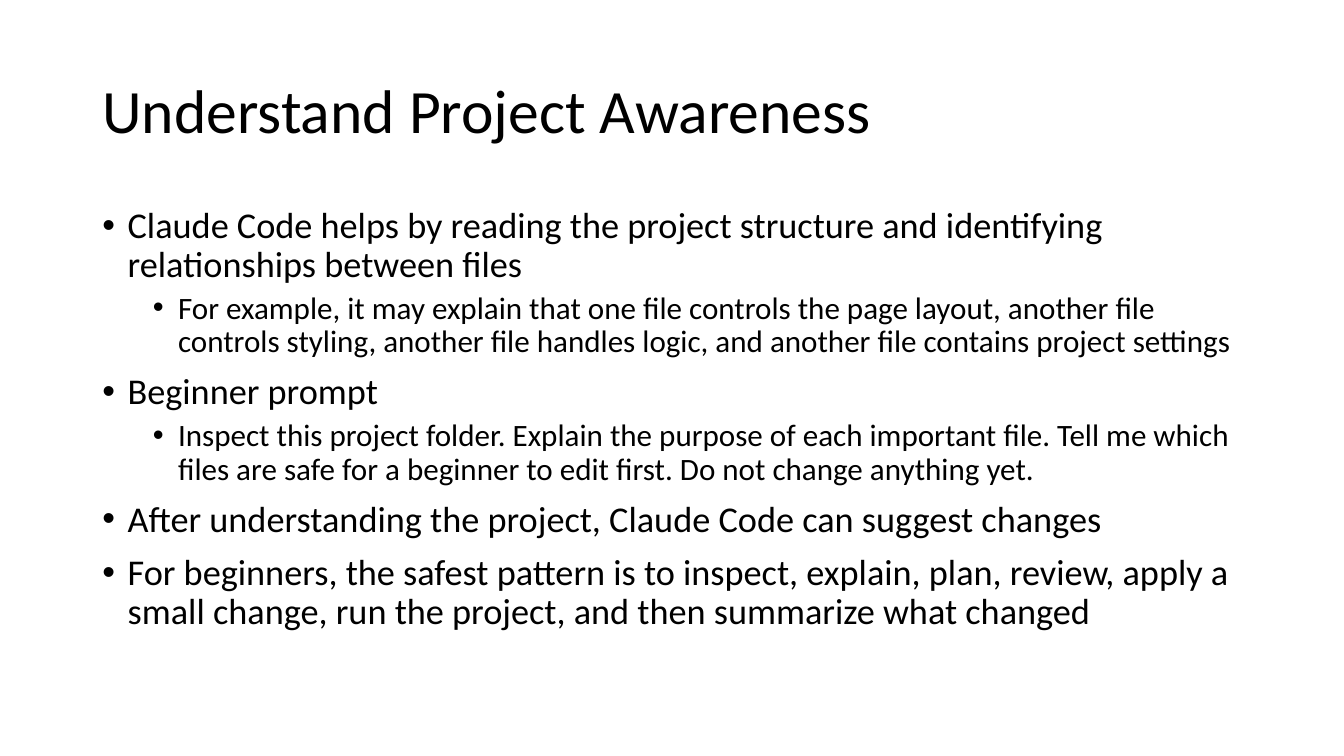
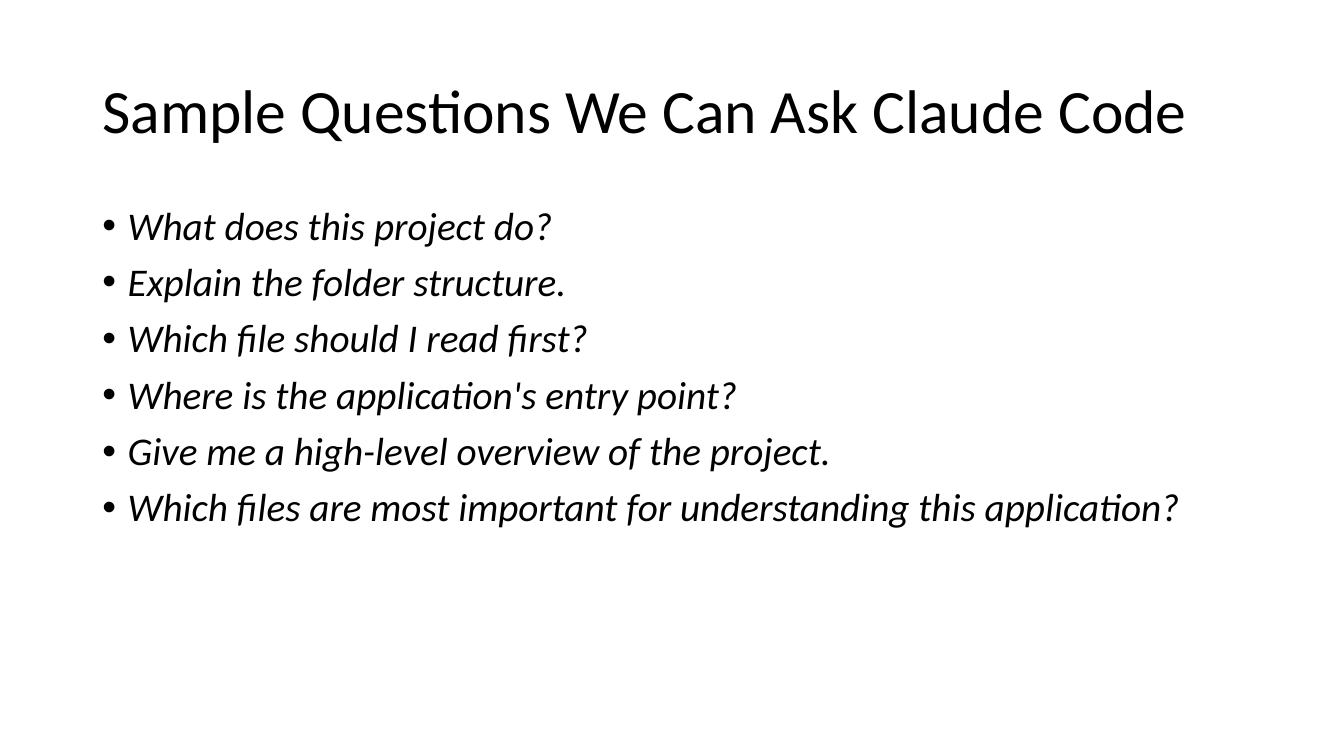
Before and after one commit to atulkahatecdac/claude-code, a slide deck: slide 16 of Claude Code.pptx (slide 11 before the commit). Drawn at 1344x756 pixels with LibreOffice and Linux fonts; fonts in the diff are those of the drawing. Boxes give left, top, right and bottom in pixels: in the first picture for what was removed or moved away, otherwise in the second. Text is boxed around its words. In the diff, an @@ line names an element or a change of style, - is before the commit and + after.

```diff
--- a/Claude Code.pptx
+++ b/Claude Code.pptx
@@ title at bbox=[102, 90, 1186, 143]: text changed @@
-Understand Project Awareness
+Sample Questions We Can Ask Claude Code
@@ text at bbox=[128, 212, 1180, 528]: text changed; size 22.2 to 28 pt; italic on @@
-• Claude Code helps by reading the project structure and identifying relationships between files
-  • For example, it may explain that one file controls the page layout, another file controls styling, another file handles logic, and another file contains project settings
-• Beginner prompt
-  • Inspect this project folder. Explain the purpose of each important file. Tell me which files are safe for a beginner to edit first. Do not change anything yet.
-• After understanding the project, Claude Code can suggest changes
-• For beginners, the safest pattern is to inspect, explain, plan, review, apply a small change, run the project, and then summarize what changed
+• What does this project do?
+• Explain the folder structure.
+• Which file should I read first?
+• Where is the application's entry point?
+• Give me a high-level overview of the project.
+• Which files are most important for understanding this application?
```
Also in this commit, not shown: 30 other slides changed, 87 slides added, 180 slides removed.
